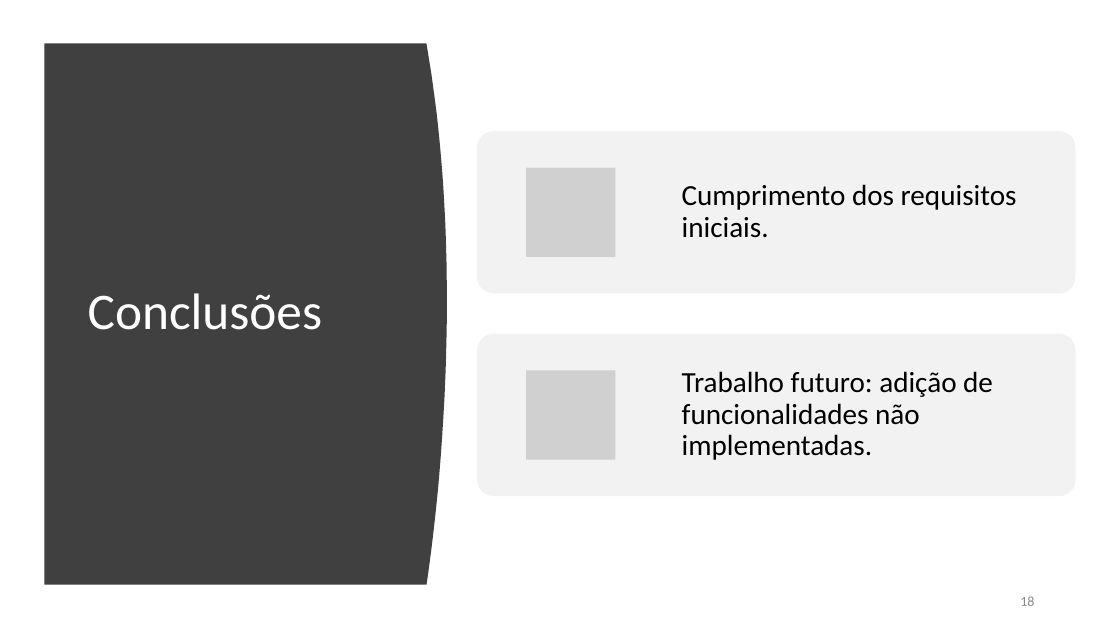
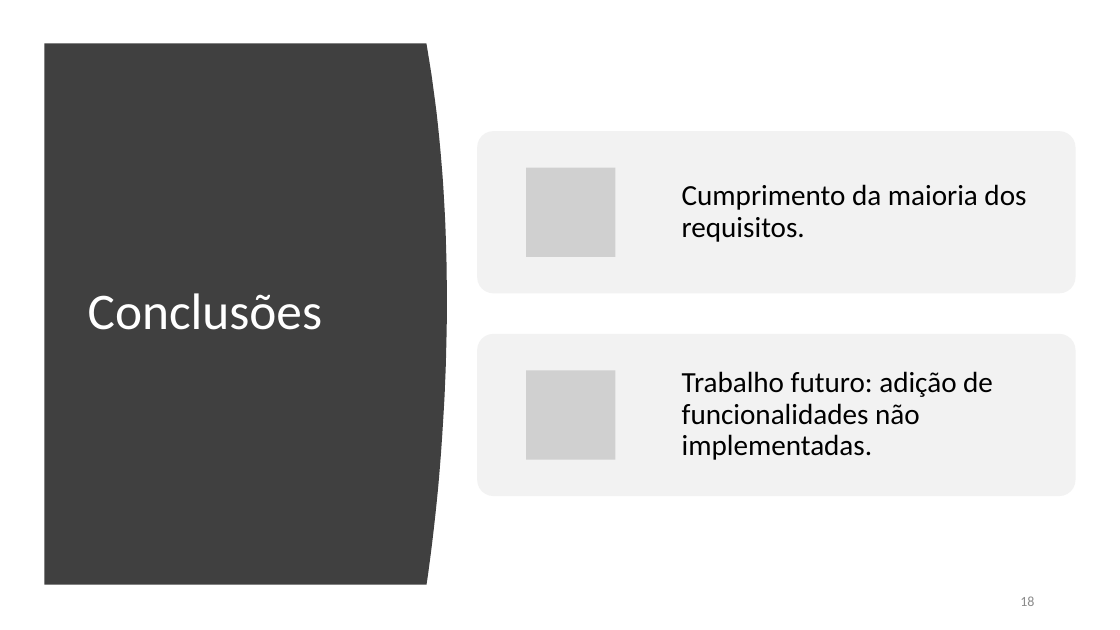
Before and after one commit to brunocv/MyChef, a slide deck: slide 38 of LI4_ppt_fase3.pptx (slide 37 before the commit). Drawn at 1120x630 pixels with LibreOffice and Linux fonts; fonts in the diff are those of the drawing; grey boxes stand for pictures. Boxes give left, top, right and bottom in pixels: in the first picture for what was removed or moved away, otherwise in the second. Text is boxed around its words. In the diff, an @@ line names an element or a change of style, - is before the commit and + after.

```diff
--- a/LI4_ppt_fase3.pptx
+++ b/LI4_ppt_fase3.pptx
@@ text at [682, 184, 1026, 242]: text changed @@
-Cumprimento dos requisitos iniciais.
+Cumprimento da maioria dos requisitos.
```
Also in this commit, not shown: 4 other slides changed, 1 slide added.
